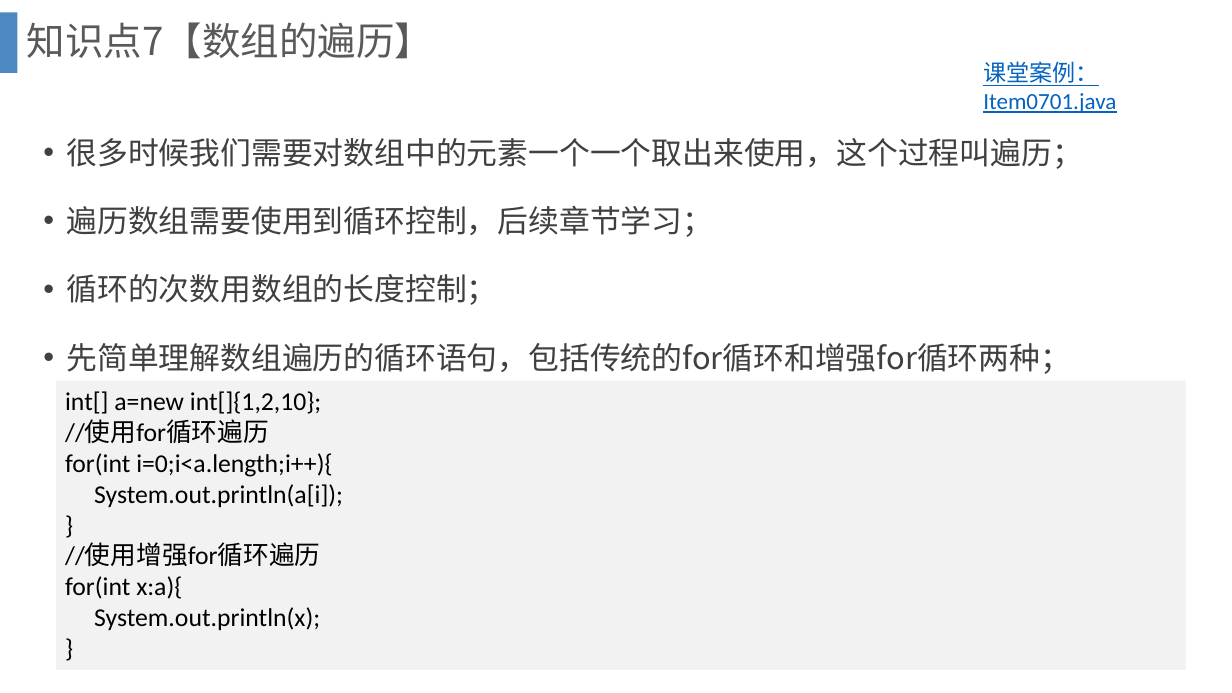
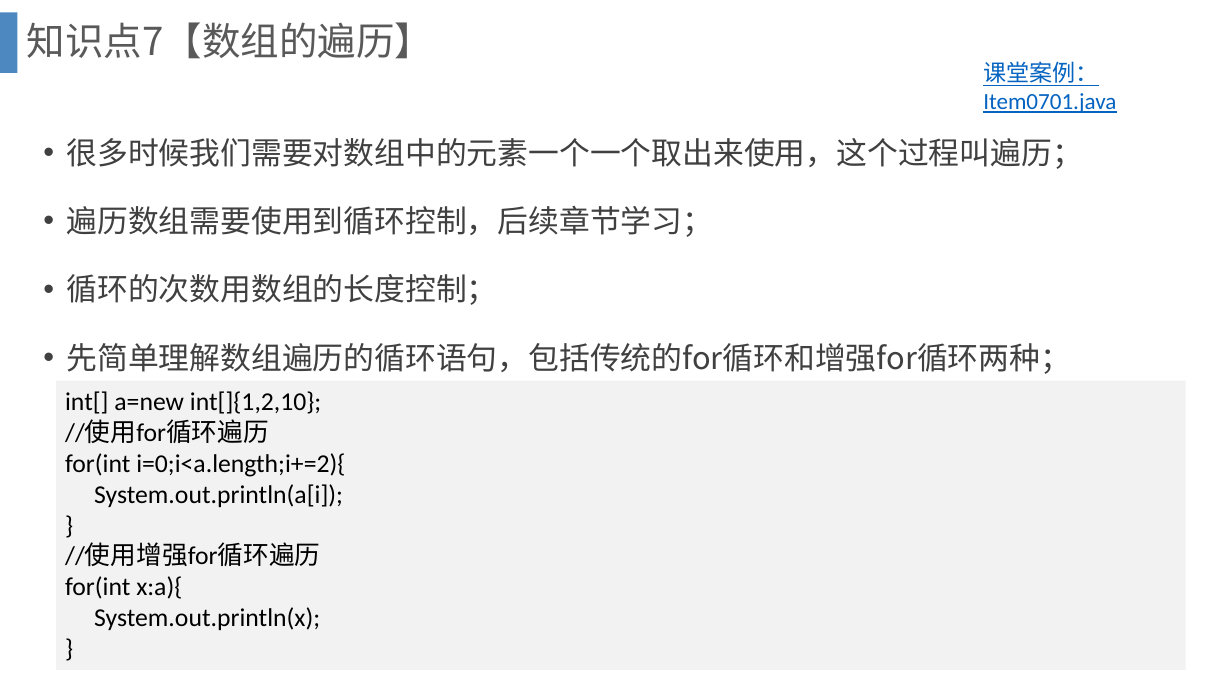
Before and after one commit to gcl-ant/study, a slide deck: slide 67 of gcl/教案/JavaPPT/JavaPPT/2.pptx. Drawn at 1232x693 pixels with LibreOffice and Linux fonts; fonts in the diff are those of the drawing; background and template pictures are left out. Boxes give left, top, right and bottom in pixels: in the first picture for what was removed or moved away, otherwise in the second. Text is boxed around its words. In the diff, an @@ line names an element or a change of style, - is before the commit and + after.

```diff
--- a/gcl/教案/JavaPPT/JavaPPT/2.pptx
+++ b/gcl/教案/JavaPPT/JavaPPT/2.pptx
@@ text in rectangle at <box>65,453,345,477</box>: text changed @@
-for(int i=0;i<a.length;i++){
+for(int i=0;i<a.length;i+=2){
```
Also in this commit, not shown: 4 other slides changed, 8 other files.
